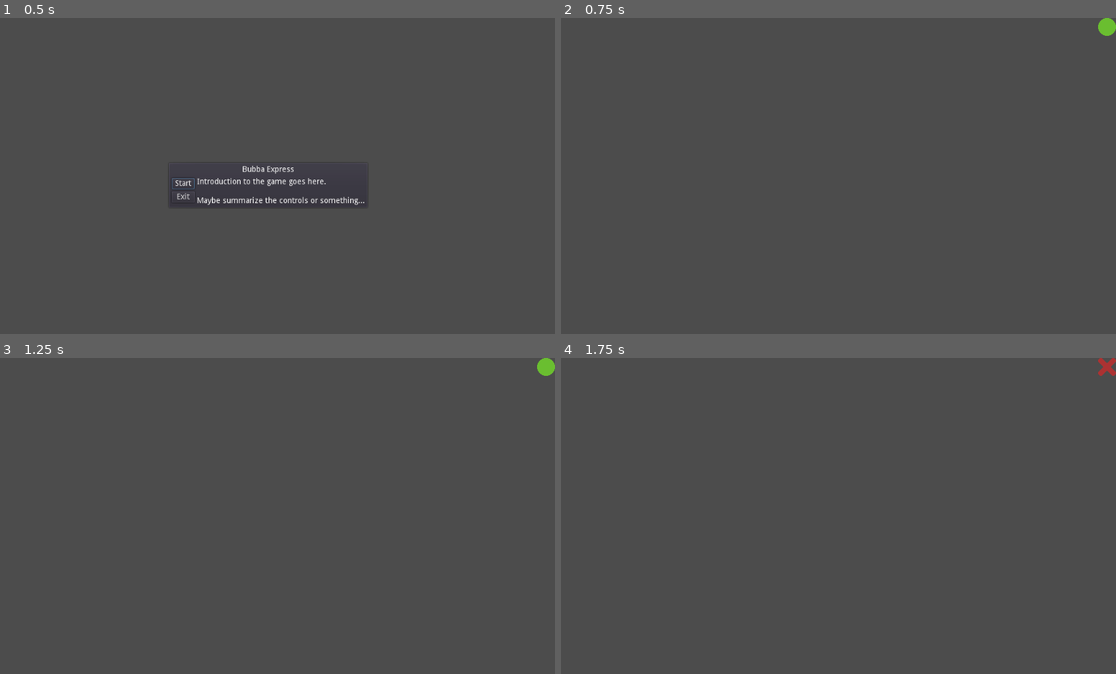
Above: before the commit, frames 1-4 (two rows, left to right).
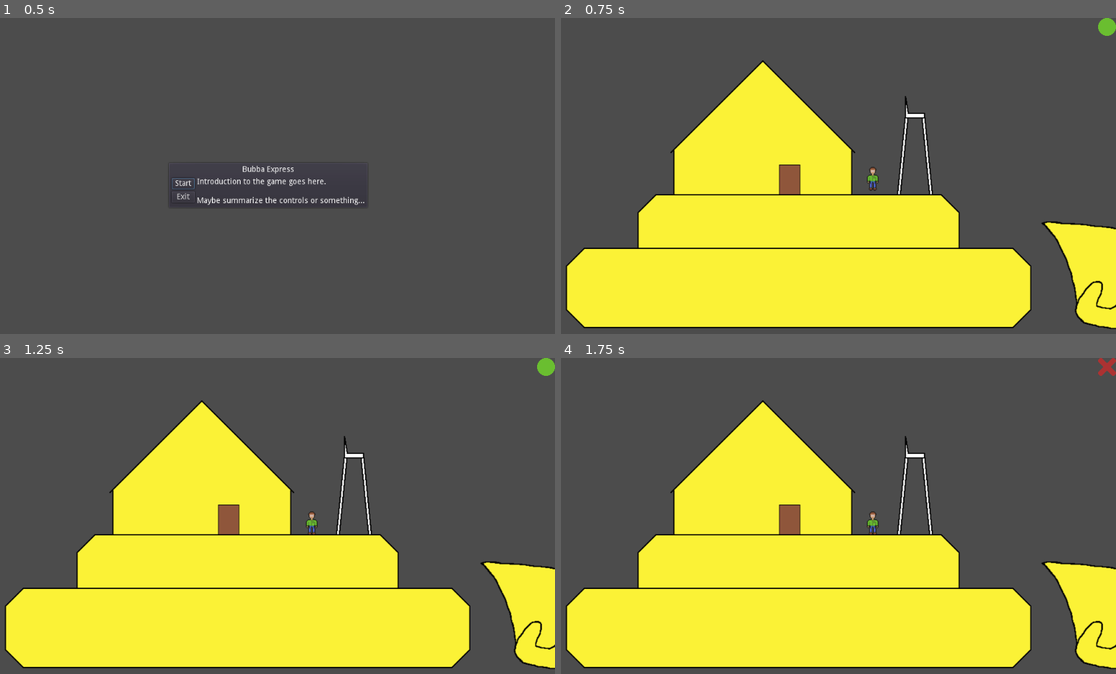
Above: after the commit, the same moments.

Repository: pizzasgood/BubbaExpress_LD46
Game: Godot game, scene res://TitleScreen.tscn
Two runs of this game, one before a commit and one after it. Both use one fixed random seed, a clock stepped at 60 frames per second and the inputs below.
Inputs (mouse positions are in pixels of both pictures, inside the frame that each line leads up to):
- Up to frame 1 (0.5 s): no input
- Up to frame 2 (0.75 s): click "Start" at 0.5 s
- Up to frame 3 (1.25 s): no input
- Up to frame 4 (1.75 s): click (1104, 525) at 1.25 s

Frame 1 is identical in both runs. In frame 2, 43% of the frame differs, in the area x 0-100%, y 13-99%; in frame 3, 43%; in frame 4, 43%.

Commit message:
Add player and Bubba

Diff:
--- /dev/null
+++ b/Bubba.tscn
@@ -0,0 +1,39 @@
+[gd_scene load_steps=3 format=2]
+
+[ext_resource path="res://tex/BubbaHead.png" type="Texture" id=1]
+[ext_resource path="res://tex/BubbaBody.png" type="Texture" id=2]
+
+[node name="Bubba" type="Node2D"]
+
+[node name="Body" type="KinematicBody2D" parent="."]
+
+[node name="BodySprite" type="Sprite" parent="Body"]
+texture = ExtResource( 2 )
+
+[node name="CollisionPolygon2D" type="CollisionPolygon2D" parent="Body"]
+build_mode = 1
+polygon = PoolVector2Array( -287.556, 9.15321, -255.203, -22.8596, 254.618, -22.8596, 286.972, 9.15322 )
+one_way_collision = true
+one_way_collision_margin = 8.0
+
+[node name="CollisionPolygon2D2" type="CollisionPolygon2D" parent="Body"]
+position = Vector2( -9.92749, 96.5675 )
+build_mode = 1
+polygon = PoolVector2Array( -404.678, 7.84546, -372.603, -23.4749, 392.293, -23.4749, 424.745, 8.60017 )
+one_way_collision = true
+one_way_collision_margin = 8.0
+
+[node name="Head" type="KinematicBody2D" parent="."]
+position = Vector2( 555.876, 123.606 )
+
+[node name="HeadSprite" type="Sprite" parent="Head"]
+texture = ExtResource( 1 )
+__meta__ = {
+"_edit_lock_": true
+}
+
+[node name="CollisionPolygon2D" type="CollisionPolygon2D" parent="Head"]
+polygon = PoolVector2Array( -120.44, -96.1751, -49.5862, -93.2633, 28.3854, -84.2044, 78.8567, -68.9983, 103.122, -34.0567, 111.857, -0.0856476, 110.886, 34.5324, 99.8864, 56.8563, 102.475, 65.2681, 87.5921, 80.4742, 46.8268, 93.7391, -11.7327, 91.4743, -47.645, 82.4154, -61.2334, 64.2975, -58.3216, 46.1797, -68.6747, -5.58572, -85.1749, -46.6745, -97.7927, -71.5866 )
+__meta__ = {
+"_edit_lock_": true
+}
--- /dev/null
+++ b/Level.tscn
@@ -0,0 +1,12 @@
+[gd_scene load_steps=3 format=2]
+
+[ext_resource path="res://Player.tscn" type="PackedScene" id=1]
+[ext_resource path="res://Bubba.tscn" type="PackedScene" id=2]
+
+[node name="Level" type="Node2D"]
+
+[node name="Bubba" parent="." instance=ExtResource( 2 )]
+position = Vector2( 456.718, 340.083 )
+
+[node name="Player" parent="." instance=ExtResource( 1 )]
+position = Vector2( 589.314, 277.469 )
--- a/Main.tscn
+++ b/Main.tscn
@@ -1,9 +1,12 @@
-[gd_scene load_steps=3 format=2]
+[gd_scene load_steps=4 format=2]
 
 [ext_resource path="res://MuteButton/MuteButton.tscn" type="PackedScene" id=1]
 [ext_resource path="res://PauseMenu.tscn" type="PackedScene" id=2]
+[ext_resource path="res://Level.tscn" type="PackedScene" id=3]
 
 [node name="Node" type="Node"]
+
+[node name="Level" parent="." instance=ExtResource( 3 )]
 
 [node name="MarginContainer" type="MarginContainer" parent="."]
 anchor_right = 1.0
@@ -21,3 +24,4 @@
 margin_left = 992.0
 
 [node name="PauseMenu" parent="." instance=ExtResource( 2 )]
+visible = false
--- /dev/null
+++ b/Player.gd
@@ -0,0 +1,63 @@
+extends KinematicBody2D
+
+export var max_speed = 300
+var velocity = Vector2()
+var jumping = false
+var jump_speed = 200
+var jump_control_time = 500 #ms
+var jump_started = 0
+var last_state = "null"
+var current_state = "null"
+
+onready var sprite = find_node("Sprite")
+
+func _ready():
+	pass
+
+func _process(delta):
+	if current_state != last_state:
+		print(current_state)
+		last_state = current_state
+
+func _physics_process(delta):
+	_handle_input()
+
+	if jumping:
+		move_and_slide(velocity, Vector2.UP)
+		if is_on_ceiling():
+			jumping = false
+			current_state = "ouch!"
+	else:
+		if is_on_floor():
+			velocity.y = 0
+			current_state = "standing"
+		else:
+			velocity.y += 9.81
+			current_state = "falling"
+		move_and_slide_with_snap(velocity, Vector2.DOWN, Vector2.UP)
+
+
+func _handle_input():
+	#left and right
+	velocity.x = 0
+	if Input.is_action_pressed("ui_right"):
+		velocity.x += max_speed
+		sprite.flip_h = false
+	if Input.is_action_pressed("ui_left"):
+		velocity.x -= max_speed
+		sprite.flip_h = true
+
+	#jump
+	if Input.is_action_pressed("jump"):
+		if is_on_floor():
+			jumping = true
+			jump_started = OS.get_ticks_msec()
+			print("jumping")
+		if OS.get_ticks_msec() < jump_started + jump_control_time:
+			velocity.y = -jump_speed
+			current_state = "ascending"
+		else:
+			jumping = false
+			current_state = "falling"
+	else:
+		jumping = false
--- /dev/null
+++ b/Player.tscn
@@ -0,0 +1,23 @@
+[gd_scene load_steps=4 format=2]
+
+[ext_resource path="res://tex/Dude.png" type="Texture" id=1]
+[ext_resource path="res://Player.gd" type="Script" id=2]
+
+[sub_resource type="CapsuleShape2D" id=1]
+radius = 10.8977
+
+[node name="Player" type="KinematicBody2D"]
+script = ExtResource( 2 )
+
+[node name="Sprite" type="Sprite" parent="."]
+texture = ExtResource( 1 )
+__meta__ = {
+"_edit_lock_": true
+}
+
+[node name="CollisionShape2D" type="CollisionShape2D" parent="."]
+position = Vector2( -0.149902, 1.94858 )
+shape = SubResource( 1 )
+__meta__ = {
+"_edit_lock_": true
+}
--- a/project.godot
+++ b/project.godot
@@ -29,9 +29,42 @@
 
 [input]
 
+ui_left={
+"deadzone": 0.5,
+"events": [ Object(InputEventKey,"resource_local_to_scene":false,"resource_name":"","device":0,"alt":false,"shift":false,"control":false,"meta":false,"command":false,"pressed":false,"scancode":16777231,"unicode":0,"echo":false,"script":null)
+, Object(InputEventJoypadButton,"resource_local_to_scene":false,"resource_name":"","device":0,"button_index":14,"pressure":0.0,"pressed":false,"script":null)
+, Object(InputEventKey,"resource_local_to_scene":false,"resource_name":"","device":0,"alt":false,"shift":false,"control":false,"meta":false,"command":false,"pressed":false,"scancode":65,"unicode":0,"echo":false,"script":null)
+ ]
+}
+ui_right={
+"deadzone": 0.5,
+"events": [ Object(InputEventKey,"resource_local_to_scene":false,"resource_name":"","device":0,"alt":false,"shift":false,"control":false,"meta":false,"command":false,"pressed":false,"scancode":16777233,"unicode":0,"echo":false,"script":null)
+, Object(InputEventJoypadButton,"resource_local_to_scene":false,"resource_name":"","device":0,"button_index":15,"pressure":0.0,"pressed":false,"script":null)
+, Object(InputEventKey,"resource_local_to_scene":false,"resource_name":"","device":0,"alt":false,"shift":false,"control":false,"meta":false,"command":false,"pressed":false,"scancode":68,"unicode":0,"echo":false,"script":null)
+ ]
+}
+ui_up={
+"deadzone": 0.5,
+"events": [ Object(InputEventKey,"resource_local_to_scene":false,"resource_name":"","device":0,"alt":false,"shift":false,"control":false,"meta":false,"command":false,"pressed":false,"scancode":16777232,"unicode":0,"echo":false,"script":null)
+, Object(InputEventJoypadButton,"resource_local_to_scene":false,"resource_name":"","device":0,"button_index":12,"pressure":0.0,"pressed":false,"script":null)
+, Object(InputEventKey,"resource_local_to_scene":false,"resource_name":"","device":0,"alt":false,"shift":false,"control":false,"meta":false,"command":false,"pressed":false,"scancode":87,"unicode":0,"echo":false,"script":null)
+ ]
+}
+ui_down={
+"deadzone": 0.5,
+"events": [ Object(InputEventKey,"resource_local_to_scene":false,"resource_name":"","device":0,"alt":false,"shift":false,"control":false,"meta":false,"command":false,"pressed":false,"scancode":16777234,"unicode":0,"echo":false,"script":null)
+, Object(InputEventJoypadButton,"resource_local_to_scene":false,"resource_name":"","device":0,"button_index":13,"pressure":0.0,"pressed":false,"script":null)
+, Object(InputEventKey,"resource_local_to_scene":false,"resource_name":"","device":0,"alt":false,"shift":false,"control":false,"meta":false,"command":false,"pressed":false,"scancode":83,"unicode":0,"echo":false,"script":null)
+ ]
+}
 menu={
 "deadzone": 0.5,
 "events": [ Object(InputEventKey,"resource_local_to_scene":false,"resource_name":"","device":0,"alt":false,"shift":false,"control":false,"meta":false,"command":false,"pressed":false,"scancode":16777217,"unicode":0,"echo":false,"script":null)
+ ]
+}
+jump={
+"deadzone": 0.5,
+"events": [ Object(InputEventKey,"resource_local_to_scene":false,"resource_name":"","device":0,"alt":false,"shift":false,"control":false,"meta":false,"command":false,"pressed":false,"scancode":32,"unicode":0,"echo":false,"script":null)
  ]
 }
 
Binary file added: tex/BubbaBody.png
Not shown, added: tex/BubbaBody.png.import
Binary file added: tex/BubbaHead.png
Not shown, added: tex/BubbaHead.png.import
Binary file added: tex/Dude.png
Not shown, added: tex/Dude.png.import
